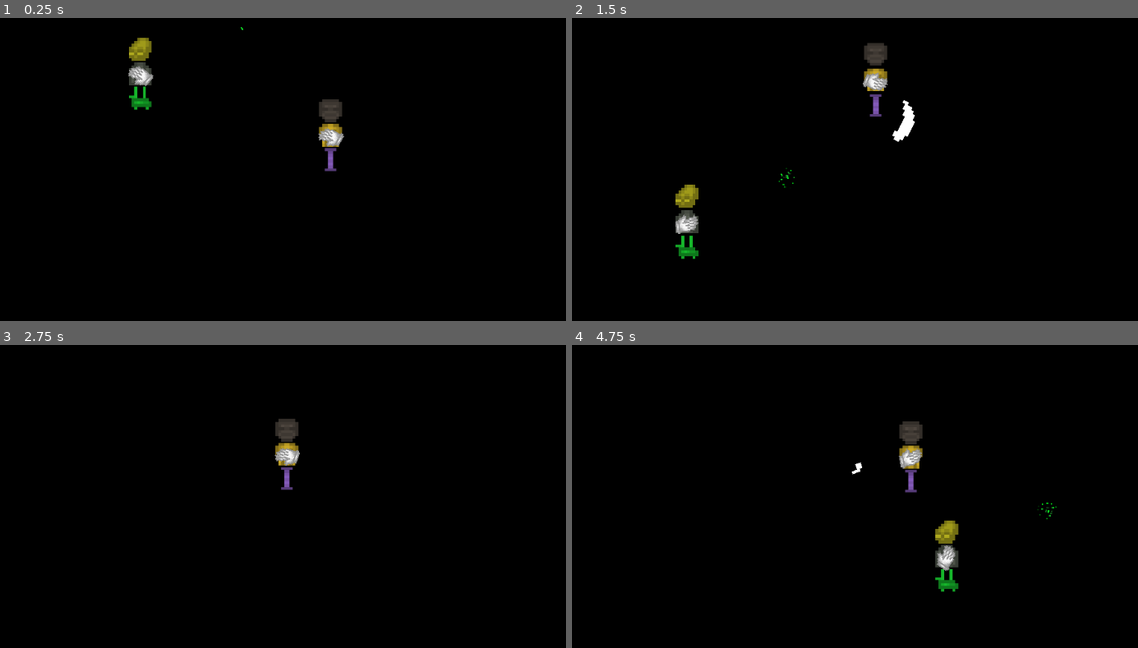
Above: before the commit, frames 1-4 (two rows, left to right).
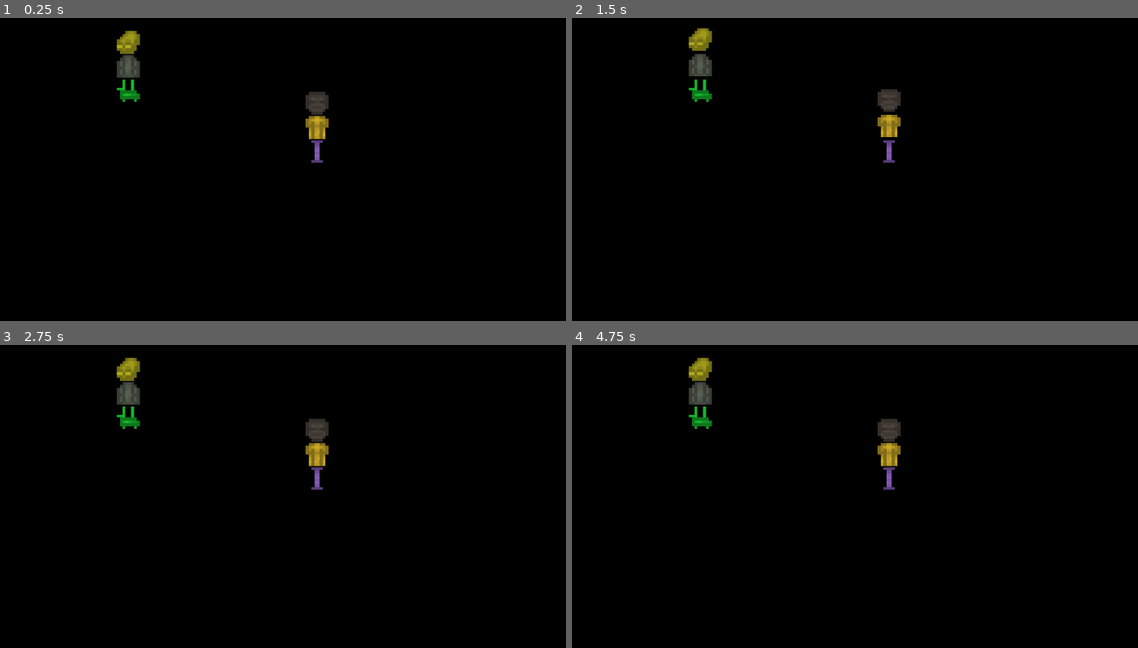
Above: after the commit, the same moments.

Repository: ColdCalzone/GWJ-30
Game: Godot game, scene res://scenes/Testenv.tscn
The game is run twice, just before and just after one commit, with the same random seed, the same clock (stepped at 60 frames per second) and the same inputs. The project has no main scene, so this scene is started directly.
Inputs (mouse positions are in pixels of both pictures, inside the frame that each line leads up to):
- Up to frame 1 (0.25 s): no input
- Up to frame 2 (1.5 s): tap Enter (ui_accept) at 0.5, 0.77 s; move the mouse to (855, 205) at 0.52 s; hold Space (attack) 0.53-1.28 s; hold W (move_up) from 0.53 s (still down); move the mouse to (1087, 187) at 1.27 s; tap Space (attack) at 1.35 s
- Up to frame 3 (2.75 s): tap Enter (ui_accept) at 1.52 s; move the mouse to (118, 399) at 2.02 s; release W (move_up) at 2.03 s; hold A (move_left) from 2.03 s (still down); hold Space (attack) from 2.03 s (still down)
- Up to frame 4 (4.75 s): move the mouse to (922, 457) at 2.77 s; release Space (attack) at 2.78 s; tap Space (attack) at 2.85, 4.35 s; tap Enter (ui_accept) at 3.02, 3.77, 4.52 s; move the mouse to (792, 360) at 3.52 s; release A (move_left) at 3.53 s; hold S (move_down) 3.53-4.28 s; hold Space (attack) 3.53-4.28 s; move the mouse to (1036, 435) at 4.27 s; hold D (move_right) from 4.28 s (still down)

The runs differ from the first frame. In frame 1, 2.2% of the frame differs, in the area x 20-61%, y 2-51%; in frame 2, 2.9%, in the area x 18-61%, y 3-80%; in frame 3, 2.0%; in frame 4, 2.8%.
Error before the commit: Invalid call. Nonexistent function 'spawn_enemy' in base 'Node2D'. (res://objects/Spawner.gd:55)
Error after the commit: Parse Error: The class "Entity" was found in global scope, but its script couldn't be loaded. (res://objects/Weapon.gd:35)

Commit message:
Slight rework

Diff:
--- a/objects/Weapon.gd
+++ b/objects/Weapon.gd
@@ -32,10 +32,10 @@
 
 
 
-func use(opt_params : AttackParams = null) -> void:
+func use(target : Entity = null) -> void:
 	if !cooldown_timer.time_left:
 		cooldown_timer.start()
-		attack(opt_params)
+		attack(target)
 
 
 
@@ -46,21 +46,23 @@
 
 
 
-func attack(opt_params : AttackParams = null) -> void:
-	if opt_params != null:
-		CombatManager.attack(handler, opt_params)
+func attack(target : Entity = null) -> void:
+	var target_position : Vector2
+
+	if target != null:
+		target_position = get_global_mouse_position()
 	else:
 		match int(weapon_data.attack_type):
 			AttackTypes.Swipe:
-				var angle := rad2deg(get_angle_to(get_global_mouse_position()))
+				var angle := rad2deg(get_angle_to(target_position))
 				var offset := Vector2(cos(deg2rad(angle)), sin(deg2rad(angle))) * 40
 				CombatManager.attack(handler, SwingAttackParams.new(global_position + offset, angle + 90))
 			AttackTypes.Jab:
-				var angle := rad2deg(get_angle_to(get_global_mouse_position()))
+				var angle := rad2deg(get_angle_to(target_position))
 				var offset := Vector2(cos(deg2rad(angle)), sin(deg2rad(angle))) * 40
 				CombatManager.attack(handler, JabAttackParams.new(global_position + offset, angle))
 			AttackTypes.Arrow:
-				var angle := rad2deg(get_angle_to(get_global_mouse_position()))
+				var angle := rad2deg(get_angle_to(target_position))
 				var direction := Vector2(cos(deg2rad(angle)), sin(deg2rad(angle)))
 				CombatManager.attack(handler, ArrowAttackParams.new(global_position, angle, direction))
 			AttackTypes.Clang:
